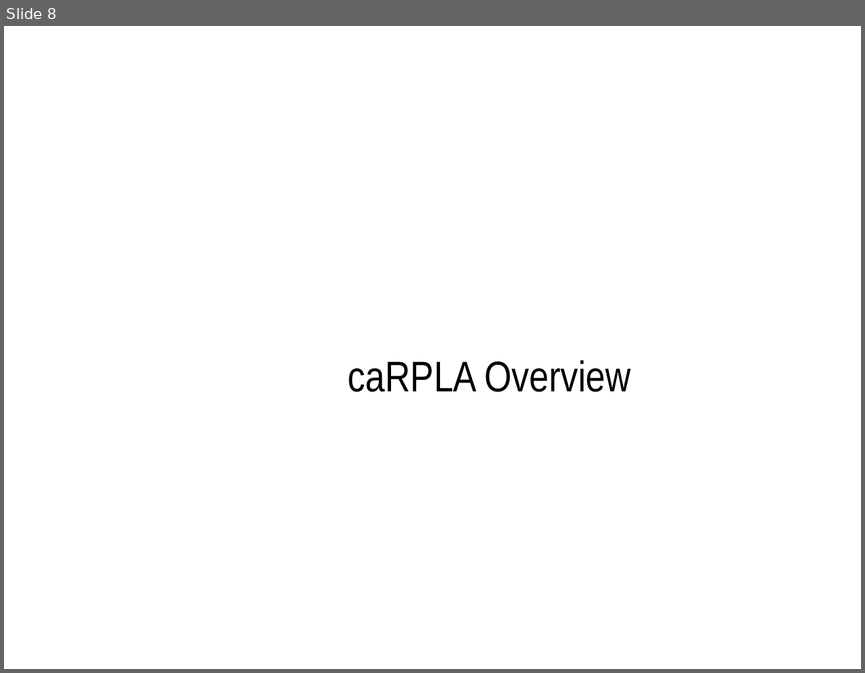
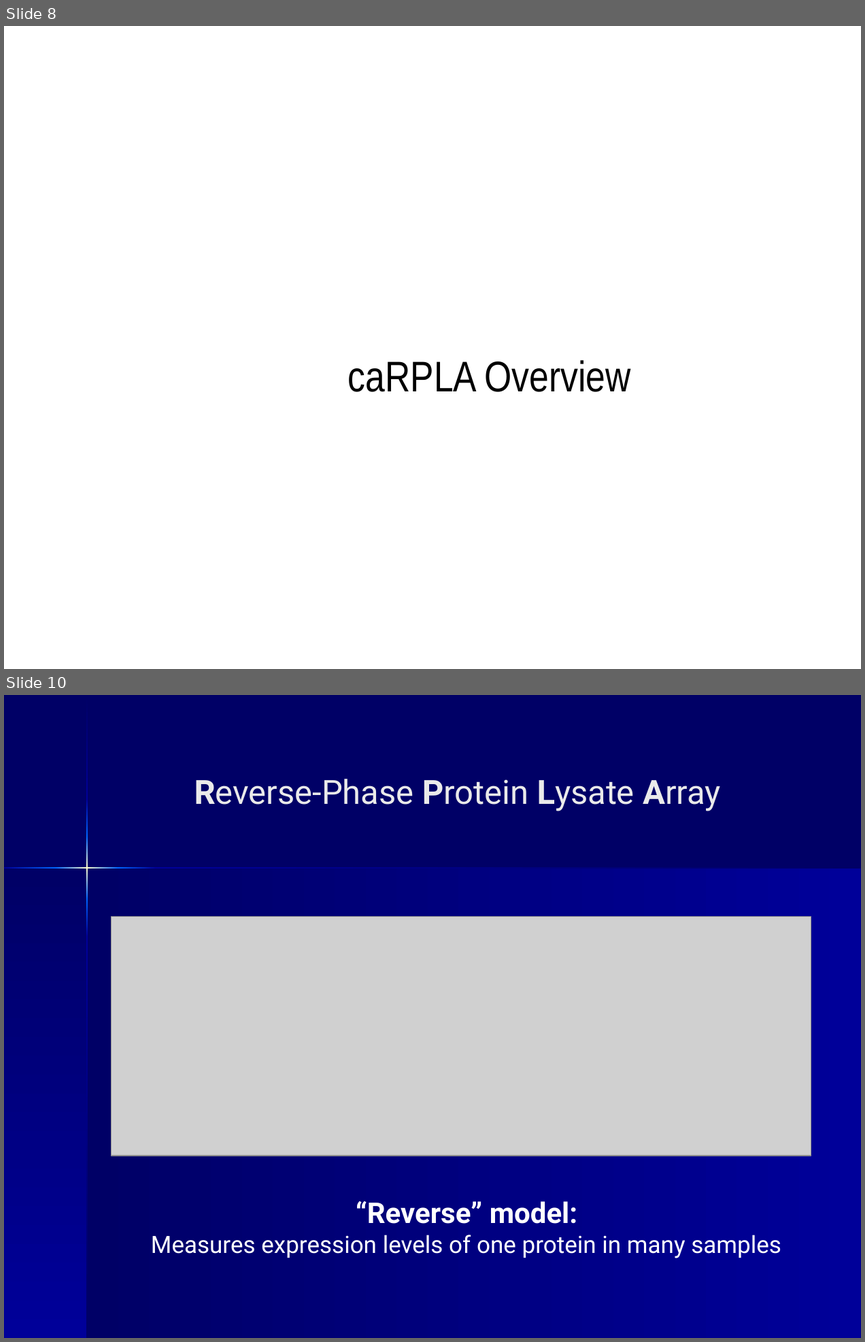
Before and after one commit to NCIP/caarray-docs, a slide deck: project_management/open_meetings/caArray User Community Meeting July2.ppt. Shown one above the other, each under a label of ours: slide 8 before the commit, slides 8 and 10 after it; the slides between them are not shown. The pictures are 865x673 and 865x1342 pixels, drawn with LibreOffice and Linux fonts; fonts in the diff are those of the drawing; grey boxes stand for pictures; background and template pictures are left out. Boxes give left, top, right and bottom in pixels: in the first picture for what was removed or moved away, otherwise in the second. Text is boxed around its words. In the diff, an @@ line names an element or a change of style, - is before the commit and + after.

```diff
--- a/project_management/open_meetings/caArray User Community Meeting July2.ppt
+++ b/project_management/open_meetings/caArray User Community Meeting July2.ppt
@@ slide 10 added at (x1=4, y1=695, x2=861, y2=1338), background #000066 @@
@@ title added at (x1=194, y1=779, x2=721, y2=811), 28 pt, text #EAEAEA @@
+Reverse-Phase Protein Lysate Array
@@ group added at (x1=4, y1=696, x2=861, y2=1338): 11 freeform shapes @@
@@ picture added at (x1=111, y1=916, x2=811, y2=1155) @@
@@ text added at (x1=151, y1=1201, x2=781, y2=1258), 20 pt, text #FFFFFF @@
+“Reverse” model:
+Measures expression levels of one protein in many samples
```
Also in this commit, not shown: 10 other slides added.
